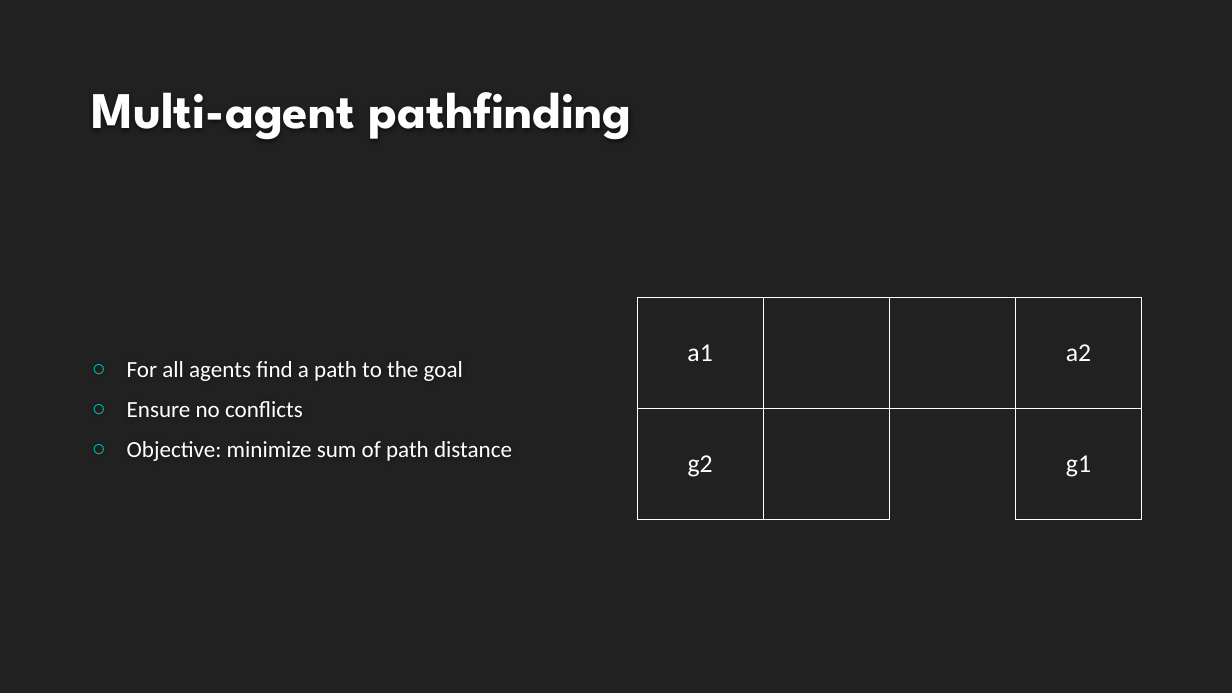
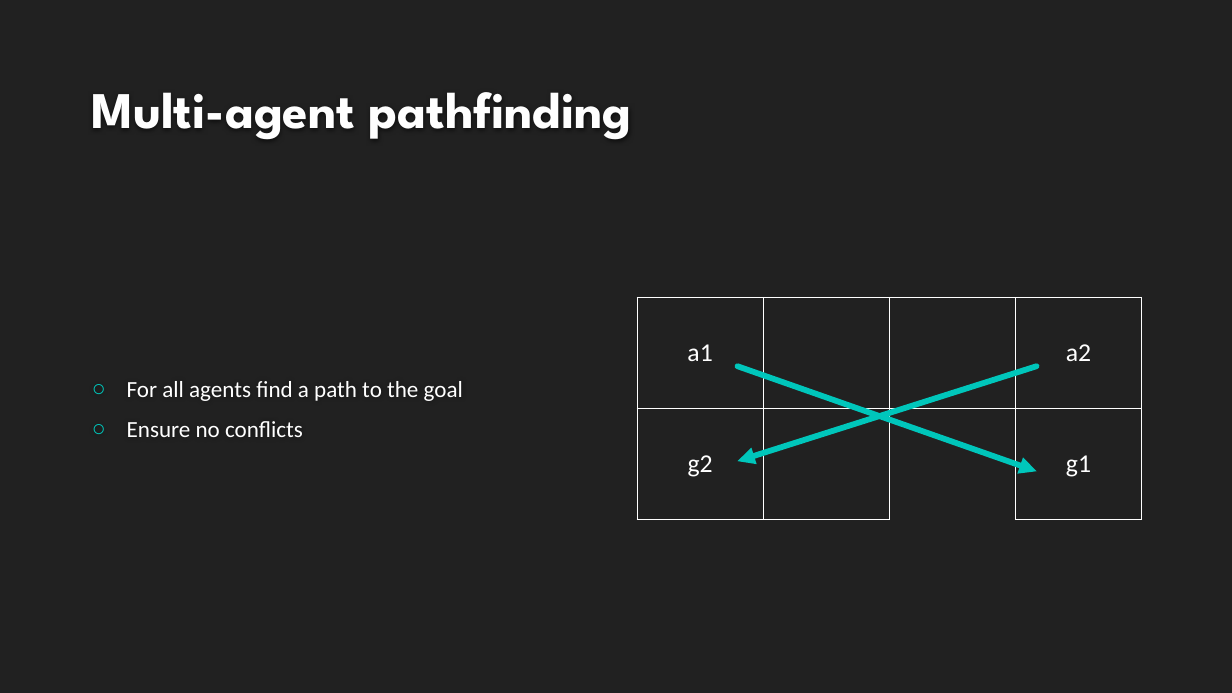
Before and after one commit to VikingDai/Honours-MAPF, a slide deck: slide 2 of Documents/Intermediate Presentation/NewPresentation.pptx. Drawn at 1232x693 pixels with LibreOffice and Linux fonts; fonts in the diff are those of the drawing; background and template pictures are left out. Boxes give left, top, right and bottom in pixels: in the first picture for what was removed or moved away, otherwise in the second. Text is boxed around its words. In the diff, an @@ line names an element or a change of style, - is before the commit and + after.

```diff
--- a/Documents/Intermediate Presentation/NewPresentation.pptx
+++ b/Documents/Intermediate Presentation/NewPresentation.pptx
@@ arrow added from (738, 366) to (1037, 471), #00C6BB 4.5 pt @@
@@ arrow added from (1037, 366) to (738, 461), #00C6BB 4.5 pt @@
@@ text at (127, 441, 512, 461): paragraph removed @@
-○ Objective: minimize sum of path distance
```
Also in this commit, not shown: 11 other slides changed, 1 slide added, 1 slide removed.
